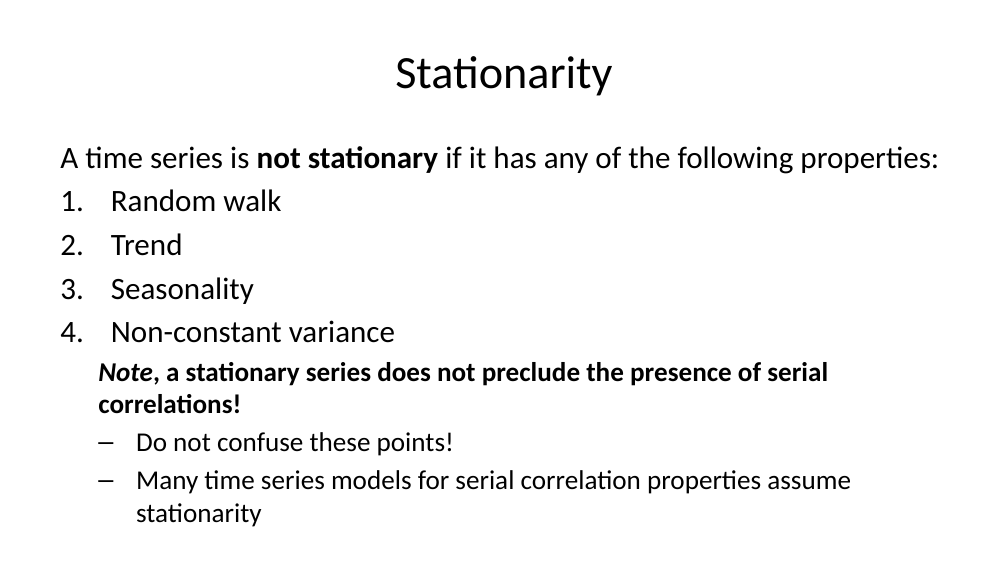
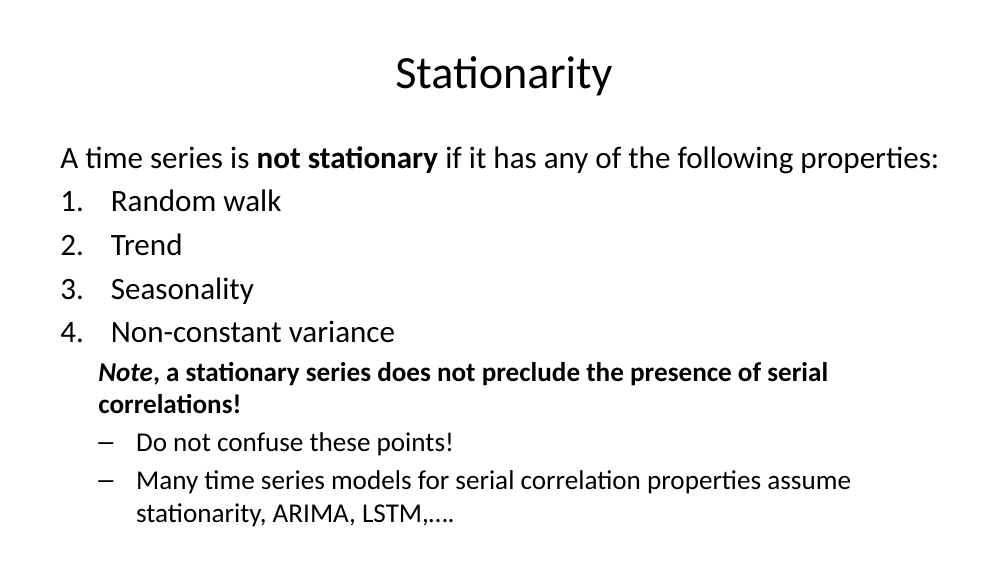
Before and after one commit to StephenElston/CSCI-E-83, a slide deck: slide 59 of LectureSlides/11_PropertiesOfTimeSeries.pptx (slide 58 before the commit). Drawn at 1008x567 pixels with LibreOffice and Linux fonts; fonts in the diff are those of the drawing. Boxes give left, top, right and bottom in pixels: in the first picture for what was removed or moved away, otherwise in the second. Text is boxed around its words. In the diff, an @@ line names an element or a change of style, - is before the commit and + after.

```diff
--- a/LectureSlides/11_PropertiesOfTimeSeries.pptx
+++ b/LectureSlides/11_PropertiesOfTimeSeries.pptx
@@ text at (136,470,851,527): text changed @@
-  – Many time series models for serial correlation properties assume stationarity
+  – Many time series models for serial correlation properties assume stationarity, ARIMA, LSTM,….
```
Also in this commit, not shown: 12 other slides changed, 2 slides added.
